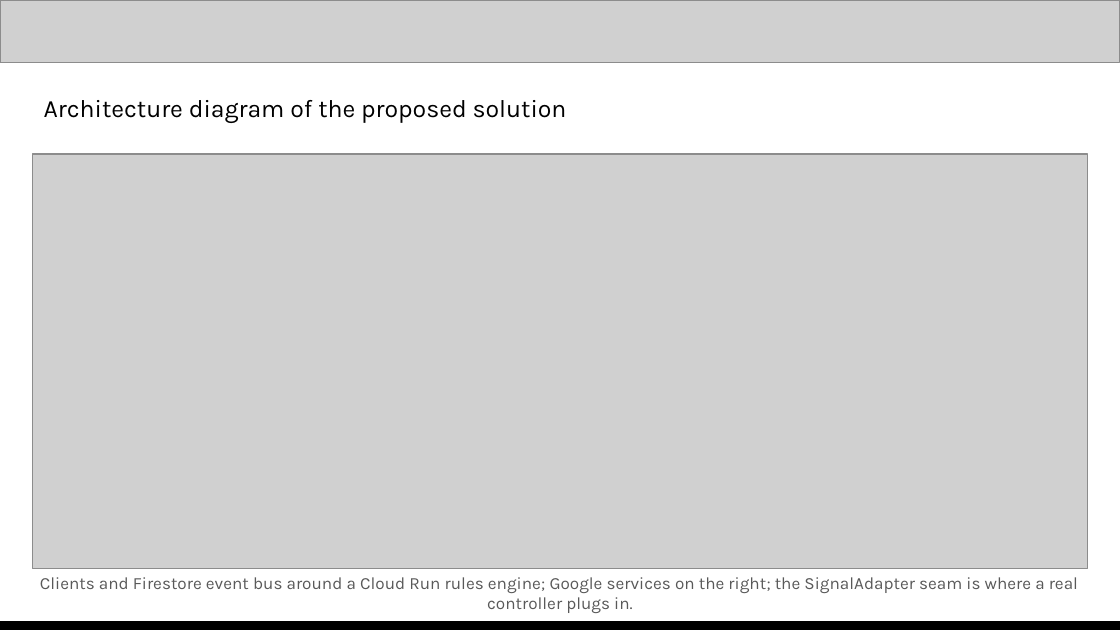
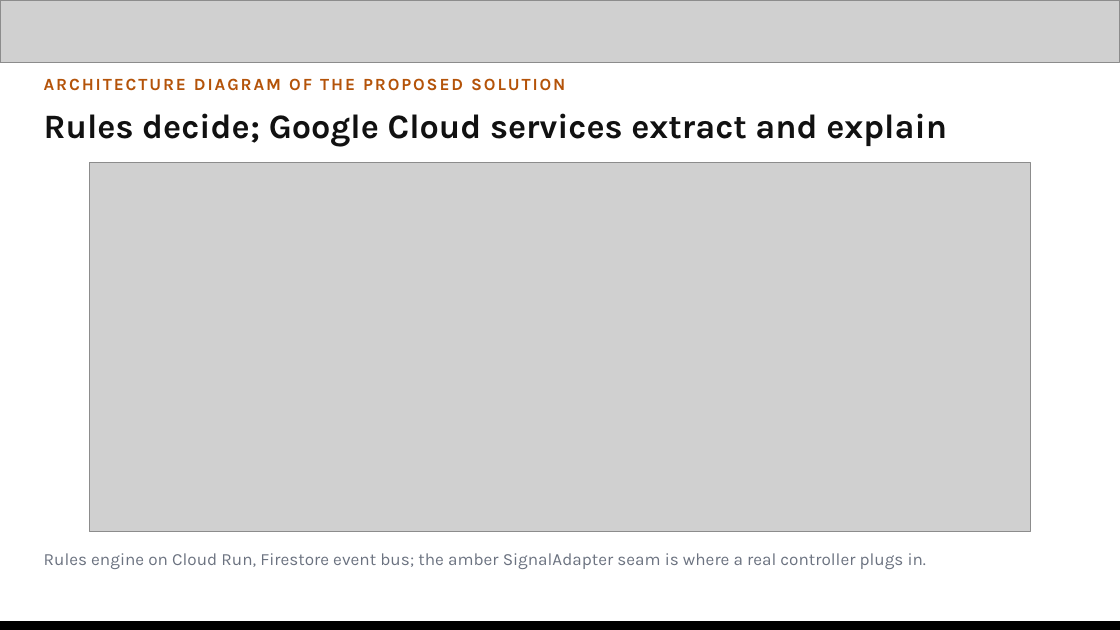
Before and after one commit to Nandish3010/ideal-disco, a slide deck: slide 8 of deck/Green-Corridor-Submission.pptx. Drawn at 1120x630 pixels with LibreOffice and Linux fonts; fonts in the diff are those of the drawing; grey boxes stand for pictures. Boxes give left, top, right and bottom in pixels: in the first picture for what was removed or moved away, otherwise in the second. Text is boxed around its words. In the diff, an @@ line names an element or a change of style, - is before the commit and + after.

```diff
--- a/deck/Green-Corridor-Submission.pptx
+++ b/deck/Green-Corridor-Submission.pptx
@@ text at box(44, 78, 565, 91): text changed; size 16 to 11 pt; text colour #000000 to #B45309; bold on @@
-Architecture diagram of the proposed solution
+ARCHITECTURE DIAGRAM OF THE PROPOSED SOLUTION
@@ text added at box(44, 113, 947, 147), 22 pt, text #111111, bold @@
+Rules decide; Google Cloud services extract and explain
@@ picture: place and size @@
-picture at box(32, 153, 1088, 568)
+picture at box(90, 162, 1030, 532)
@@ text at box(44, 553, 926, 569): text changed; text colour #595959 to #6B7280 @@
-Clients and Firestore event bus around a Cloud Run rules engine; Google services on the right; the SignalAdapter seam is where a real controller plugs in.
+Rules engine on Cloud Run, Firestore event bus; the amber SignalAdapter seam is where a real controller plugs in.
```
Also in this commit, not shown: 10 other slides changed, 2 slides added, 2 slides removed, 11 other files.
